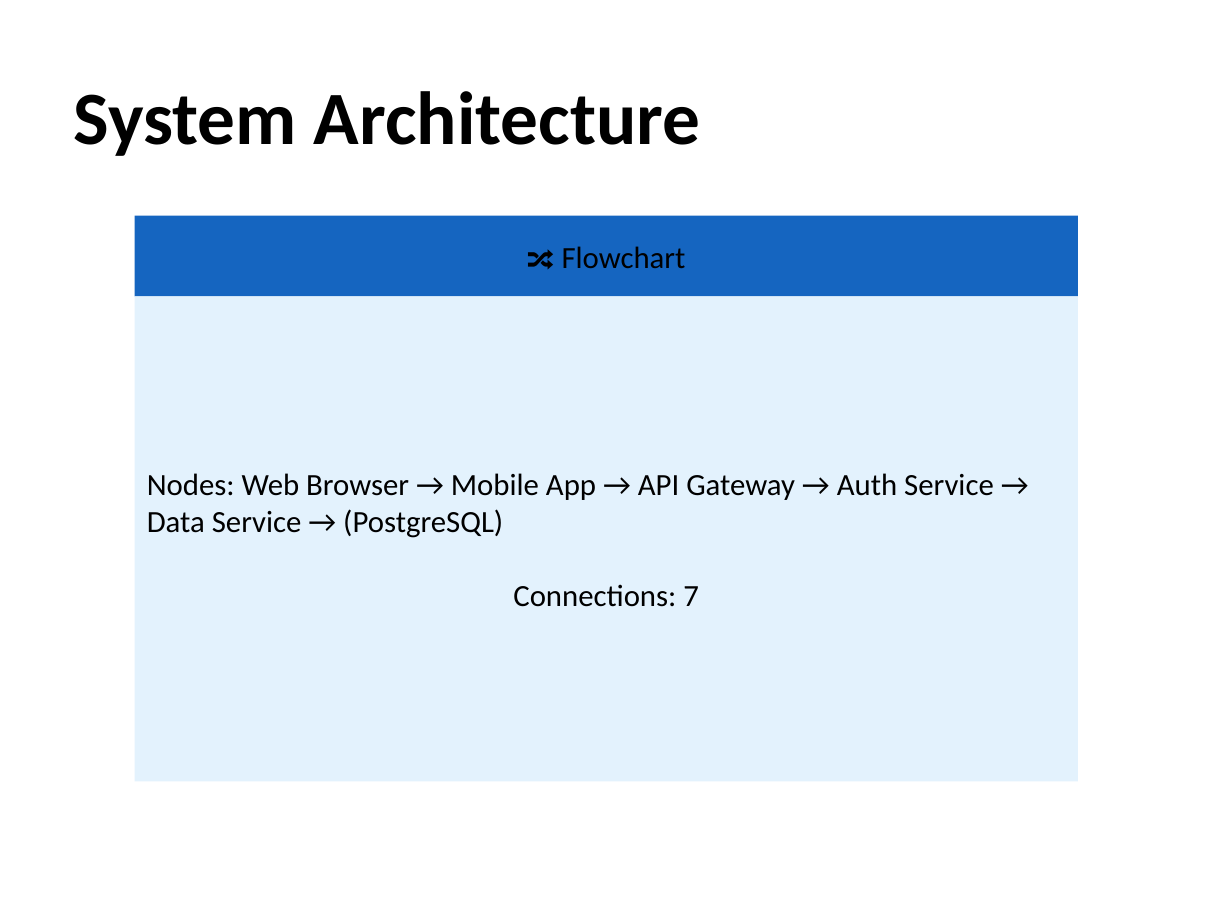
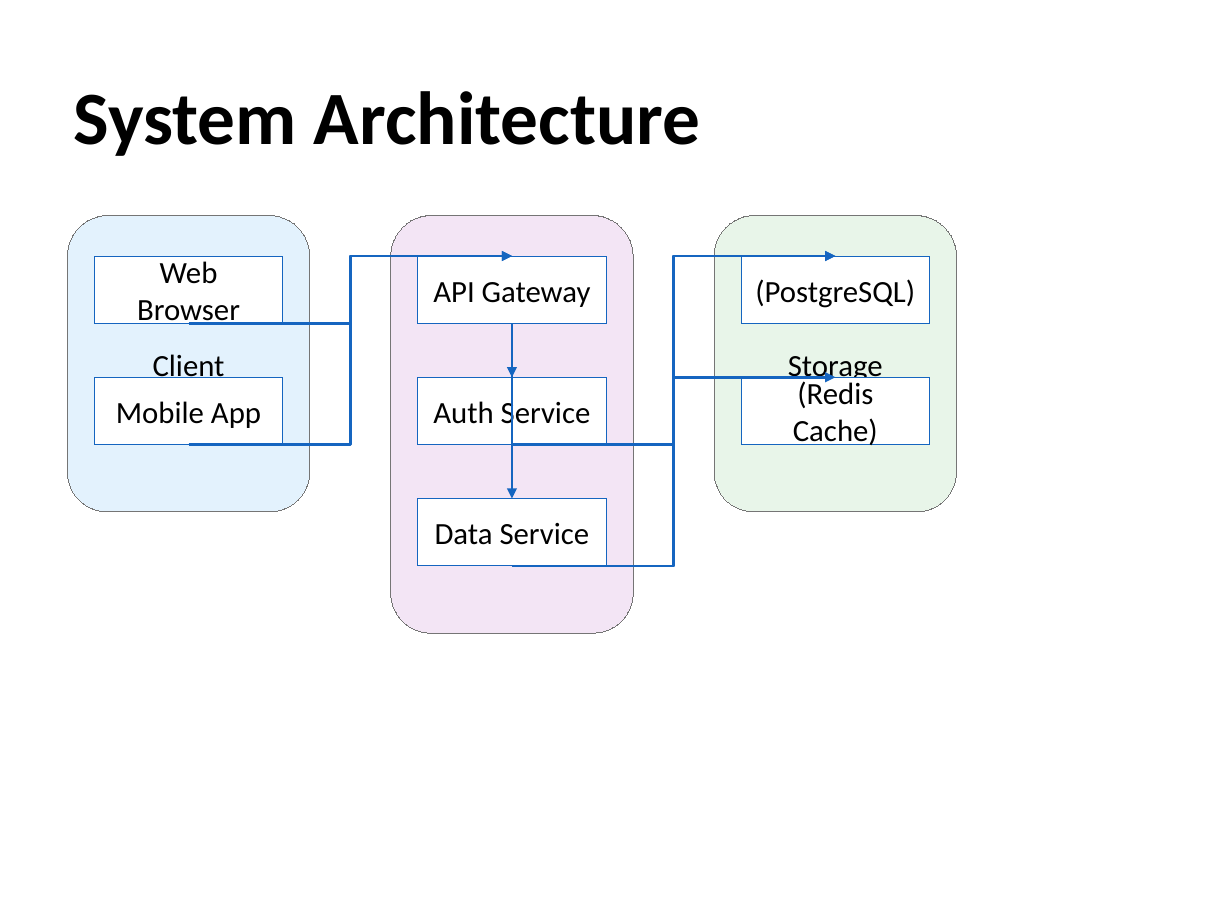
Before and after one commit to awol2005ex/ppt-rs, a slide deck: slide 8 of examples/md2ppt_demo.pptx. Drawn at 1232x924 pixels with LibreOffice and Linux fonts; fonts in the diff are those of the drawing. Boxes give left, top, right and bottom in pixels: in the first picture for what was removed or moved away, otherwise in the second. Text is boxed around its words. In the diff, an @@ line names an element or a change of style, - is before the commit and + after.

```diff
--- a/examples/md2ppt_demo.pptx
+++ b/examples/md2ppt_demo.pptx
@@ rounded rectangle added at [68, 216, 310, 513], fill #E3F2FD, outline #757575 0 pt, 18 pt, text #000000 @@
+Client
@@ rectangle removed at [134, 216, 1078, 297] @@
-🔀 Flowchart
@@ rounded rectangle added at [391, 216, 633, 633], fill #F3E5F5, outline #757575 0 pt, 18 pt, text #000000 @@
+Backend
@@ rounded rectangle added at [715, 216, 957, 513], fill #E8F5E9, outline #757575 0 pt, 18 pt, text #000000 @@
+Storage
@@ rectangle "Web Browser": place and size @@
-rectangle "Web Browser" at [134, 297, 1078, 782]
+rectangle "Web Browser" at [95, 256, 283, 324]
@@ rectangle "Web Browser" at [95, 256, 283, 324]: fill #E3F2FD to #FFFFFF; outline none to #1565C0 0 pt @@
@@ text in rectangle at [137, 261, 240, 325]: text changed @@
-Nodes: Web Browser → Mobile App → API Gateway → Auth Service → Data Service → (PostgreSQL)
-Connections: 7
+Web Browser
@@ elbow arrow added from (188, 323) to (513, 256), #1565C0 1.5 pt @@
@@ elbow arrow added from (188, 445) to (513, 256), #1565C0 1.5 pt @@
@@ rectangle added at [418, 256, 606, 324], fill #FFFFFF, outline #1565C0 0 pt, 18 pt, text #000000 @@
+API Gateway
@@ elbow arrow added from (513, 445) to (835, 256), #1565C0 1.5 pt @@
@@ elbow arrow added from (513, 565) to (835, 256), #1565C0 1.5 pt @@
@@ rectangle added at [740, 256, 929, 324], fill #FFFFFF, outline #1565C0 0 pt, 18 pt, text #000000 @@
+(PostgreSQL)
@@ arrow added from (513, 323) to (513, 377), #1565C0 1.5 pt @@
@@ arrow added from (513, 323) to (513, 499), #1565C0 1.5 pt @@
@@ rectangle added at [95, 377, 283, 445], fill #FFFFFF, outline #1565C0 0 pt, 18 pt, text #000000 @@
+Mobile App
@@ rectangle added at [418, 377, 606, 445], fill #FFFFFF, outline #1565C0 0 pt, 18 pt, text #000000 @@
+Auth Service
@@ elbow arrow added from (513, 565) to (835, 377), #1565C0 1.5 pt @@
@@ rectangle added at [740, 377, 929, 445], fill #FFFFFF, outline #1565C0 0 pt, 18 pt, text #000000 @@
+(Redis Cache)
@@ rectangle added at [418, 499, 606, 567], fill #FFFFFF, outline #1565C0 0 pt, 18 pt, text #000000 @@
+Data Service
```
Also in this commit, not shown: 14 other slides changed, 1 slide added, 1 slide removed, 10 other files.
